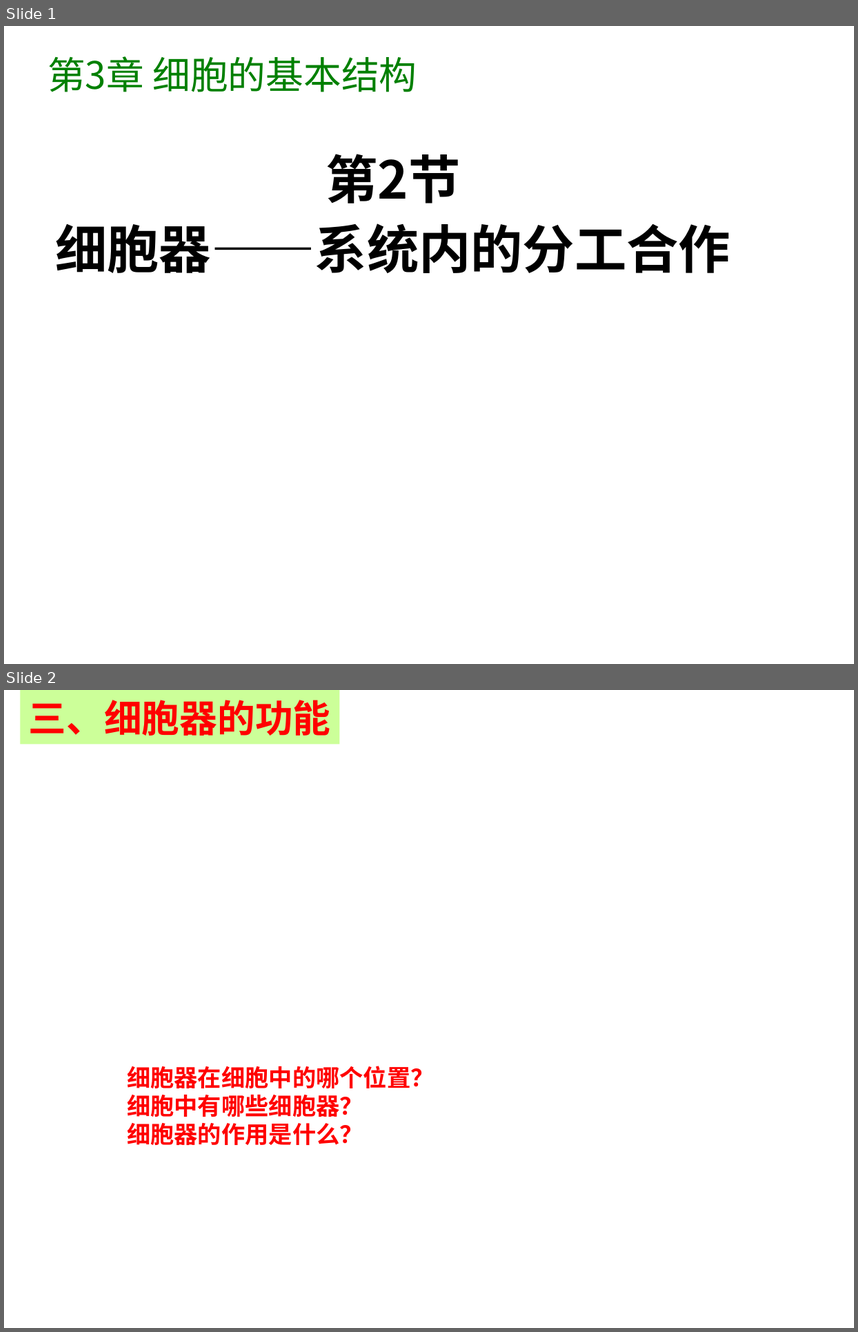
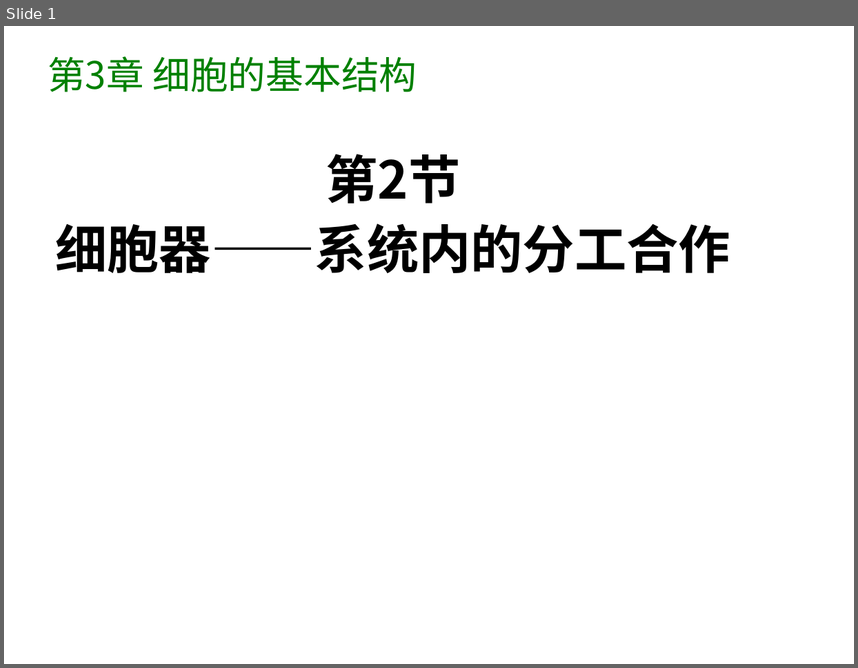
Before and after one commit to ZogeMung/class10, a slide deck: shengwu/rao3.2细胞器系统内的分工合作.ppt. Shown one above the other, each under a label of ours: slides 1 and 2 before the commit, slide 1 after it. The pictures are 858x1332 and 858x668 pixels, drawn with LibreOffice and Linux fonts; fonts in the diff are those of the drawing; background and template pictures are left out. Boxes give left, top, right and bottom in pixels: in the first picture for what was removed or moved away, otherwise in the second. Text is boxed around its words. In the diff, an @@ line names an element or a change of style, - is before the commit and + after.

```diff
--- a/shengwu/rao3.2细胞器系统内的分工合作.ppt
+++ b/shengwu/rao3.2细胞器系统内的分工合作.ppt
@@ slide 2 removed at (4, 690, 854, 1328), background picture (left out) @@
@@ rectangle removed at (20, 690, 340, 745) @@
-三、细胞器的功能
@@ text removed at (127, 1065, 435, 1145) @@
-细胞器在细胞中的哪个位置？
-细胞中有哪些细胞器？
-细胞器的作用是什么？
```
Also in this commit, not shown: 2 slides changed, 13 slides added, 6 other slides removed, 4 other files.
